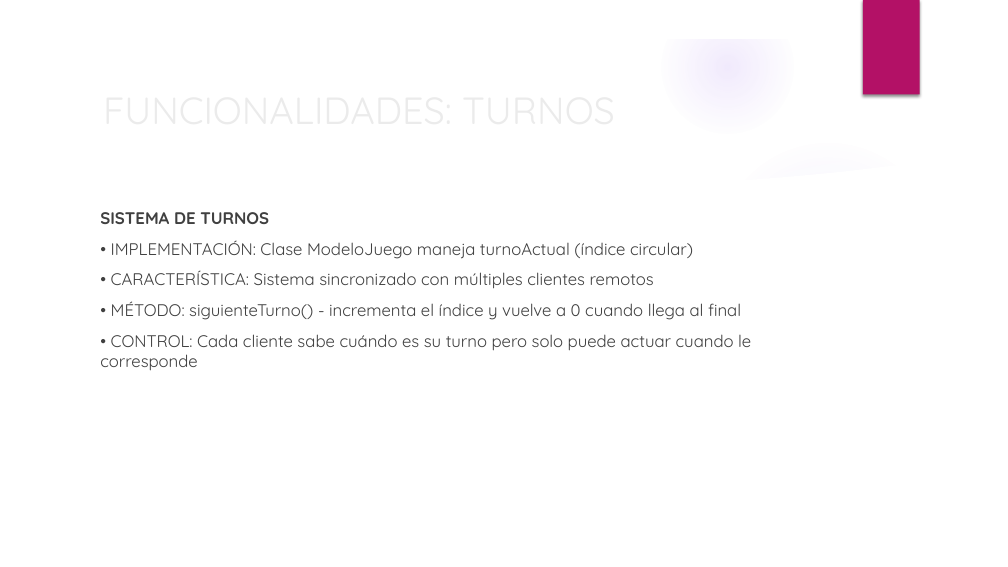
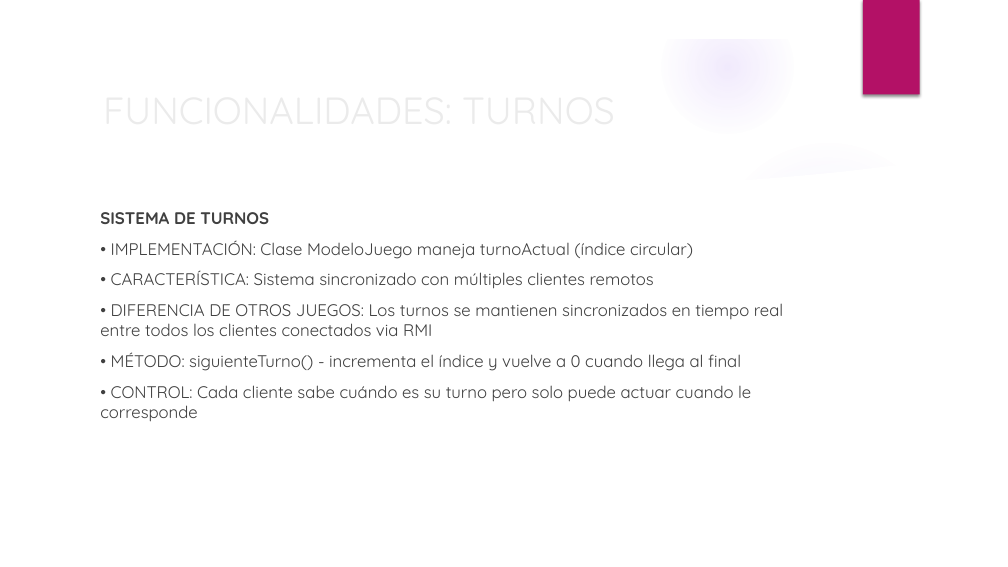
Before and after one commit to BinaryJuan/scrabble-poo, a slide deck: slide 37 of SCRABBLE.pptx (slide 39 before the commit). Drawn at 1008x567 pixels with LibreOffice and Linux fonts; fonts in the diff are those of the drawing; background and template pictures are left out. Boxes give left, top, right and bottom in pixels: in the first picture for what was removed or moved away, otherwise in the second. Text is boxed around its words. In the diff, an @@ line names an element or a change of style, - is before the commit and + after.

```diff
--- a/SCRABBLE.pptx
+++ b/SCRABBLE.pptx
@@ text at bbox=[100, 303, 783, 336]: paragraph added @@
+• DIFERENCIA DE OTROS JUEGOS: Los turnos se mantienen sincronizados en tiempo real entre todos los clientes conectados via RMI
```
Also in this commit, not shown: 12 other slides changed, 1 slide added, 3 slides removed.
